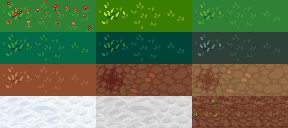
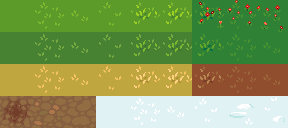
Layers edited between the first and the second w=288, h=128 image:
moved "spring" above "summer" over [0, 0, 288, 64]
moved "spring, march" into group "spring", painted on it over [0, 0, 96, 32]
moved "spring, april" into group "spring", painted on it over [96, 0, 192, 32]
added layer "spring, may" in group "spring" over [199, 0, 283, 32]
moved "summer, june" into group "summer", painted on it over [0, 32, 288, 64]
moved "summer, july" into group "summer", painted on it over [96, 32, 192, 64]
added layer "summer, august" in group "summer" over [192, 32, 288, 64]
renamed "autumn, november" to "autumn, sept", moved it above "Pasted Layer", painted on it over [96, 64, 192, 96]
renamed "autumn, september" to "Pasted Layer", painted on it over [0, 64, 96, 96]
removed layer "autumn, october" from group "autumn" over [192, 64, 288, 96]
renamed "summer, august" to "autumn, nomber", moved it into group "autumn", painted on it over [0, 32, 288, 96]
removed layer "winter, december" (in "winter") from group "winter" over [0, 96, 96, 128]
renamed "spring, may" to "winter, december", moved it into group "winter", painted on it over [0, 0, 288, 128]
painted on "winter, january" over [96, 96, 192, 128]
painted on "winter, february" over [192, 96, 288, 128]
